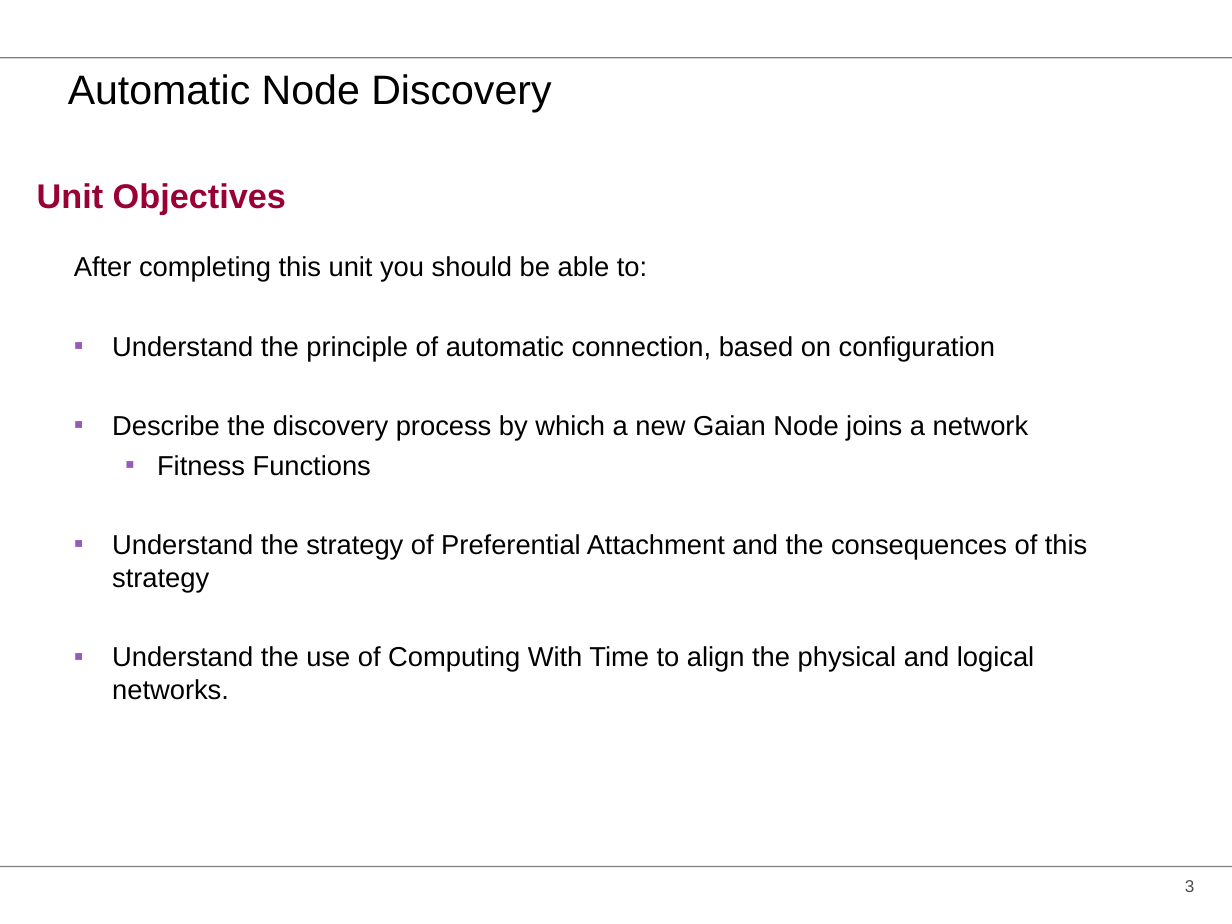
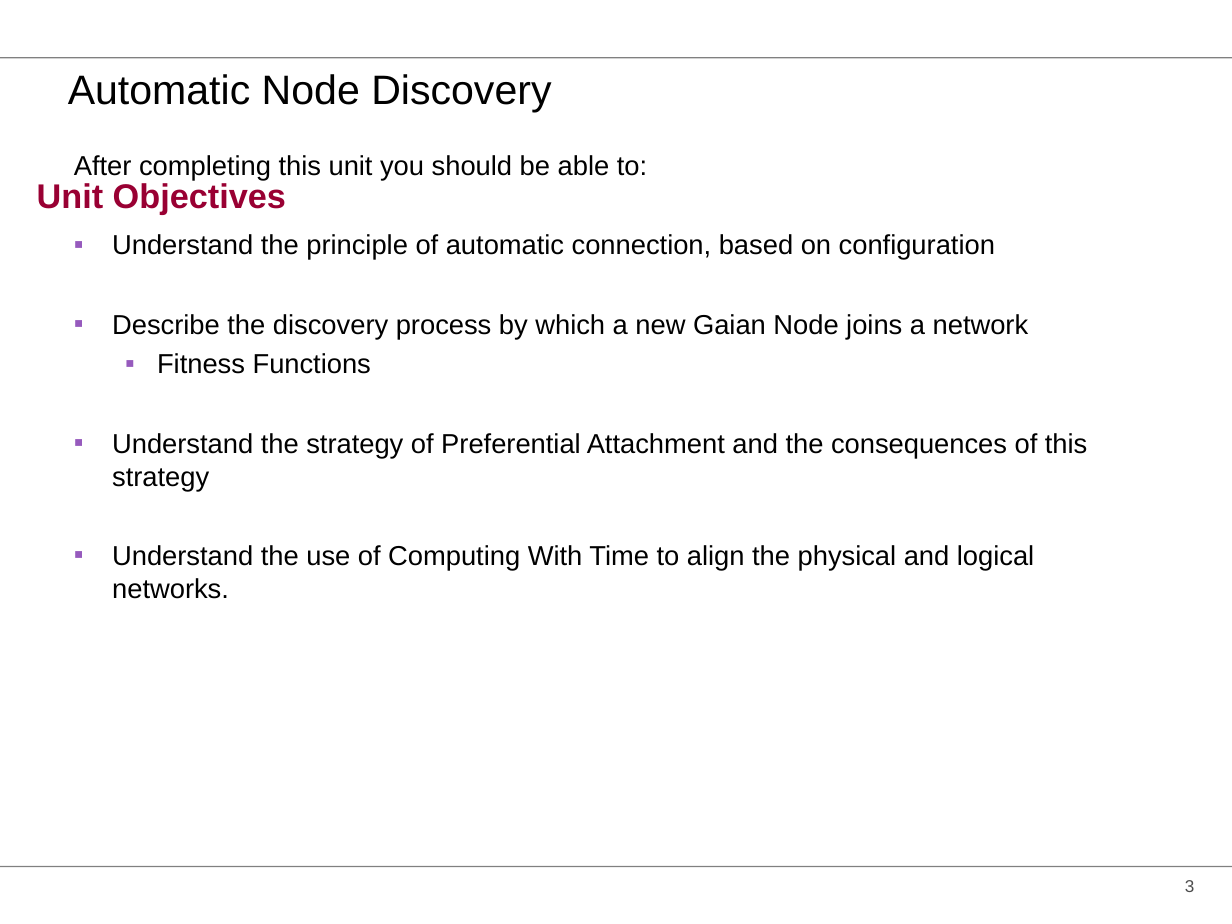
Before and after one commit to gaiandb/gaiandb, a slide deck: slide 3 of doc/Training/GaianDB Asset Training Day - Core Features 0.2.ppt. Drawn at 1232x924 pixels with LibreOffice and Linux fonts; fonts in the diff are those of the drawing; background and template pictures are left out. Boxes give left, top, right and bottom in pixels: in the first picture for what was removed or moved away, otherwise in the second. Text is boxed around its words. In the diff, an @@ line names an element or a change of style, - is before the commit and + after.

```diff
--- a/doc/Training/GaianDB Asset Training Day - Core Features 0.2.ppt
+++ b/doc/Training/GaianDB Asset Training Day - Core Features 0.2.ppt
@@ text "After completing this unit you ..." moved from (x1=74, y1=256, x2=1087, y2=700) to (x1=74, y1=155, x2=1087, y2=599) @@
```
Also in this commit, not shown: 8 other slides changed, 3 other files.
